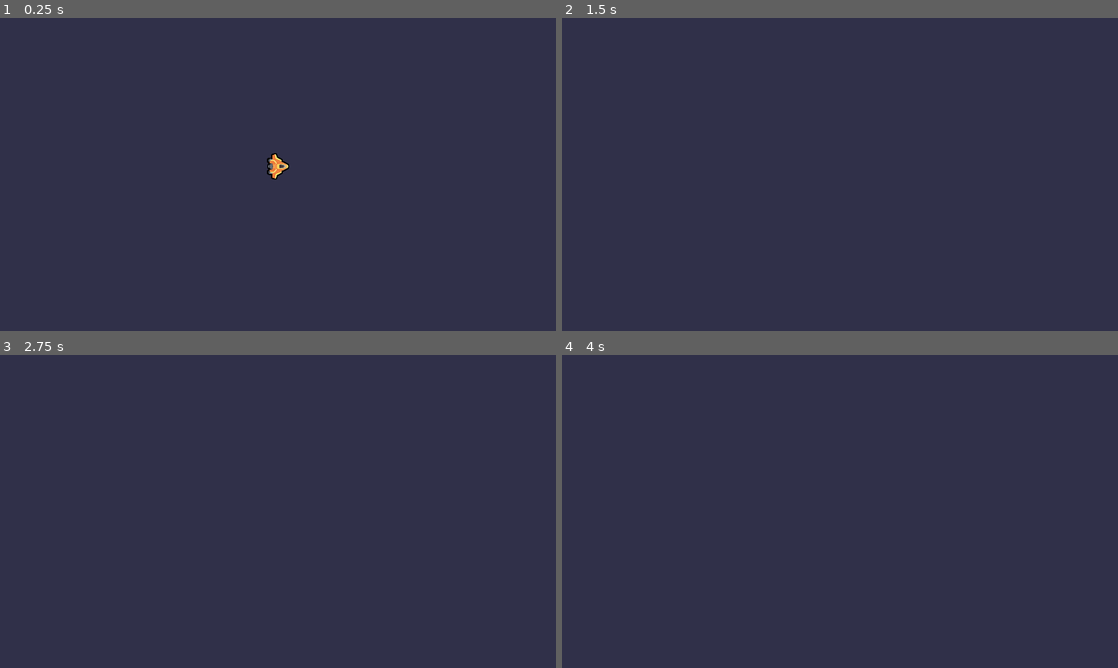
Above: before the commit, frames 1-4 (two rows, left to right).
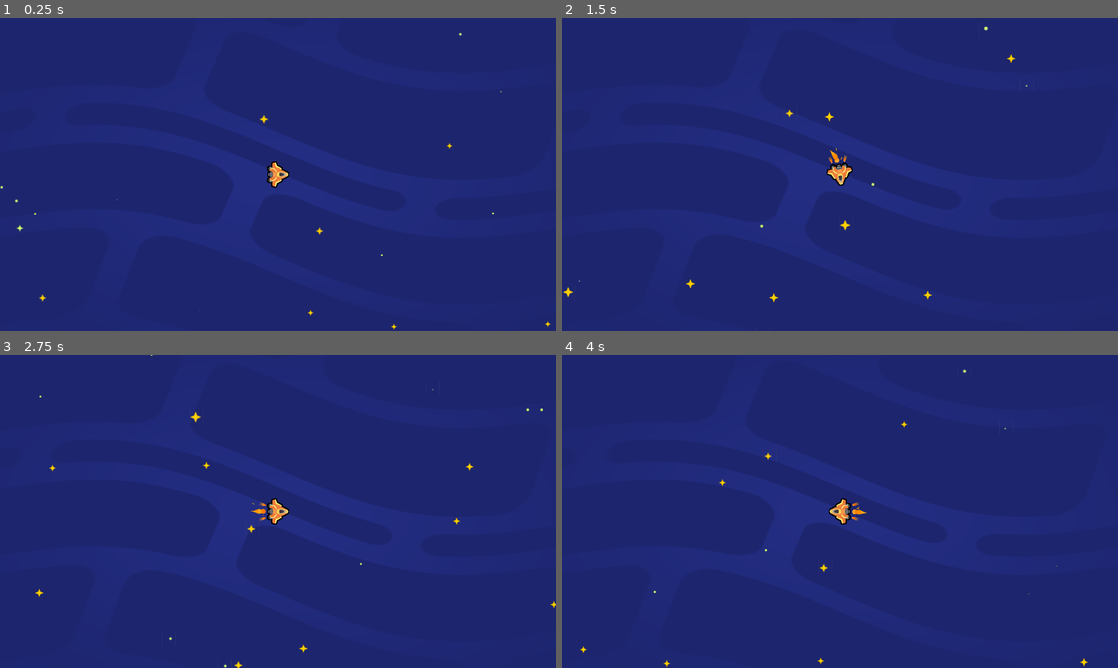
Above: after the commit, the same moments.

Repository: Wurtyl/2d-GameDev-Course
Game: Godot game, scene res://Lessons/space_level.tscn
Same seed, same stepped clock (60 frames per second), same inputs: the game is played once before the commit and once after it. Before the commit the project starts from res://Lessons/Ship.tscn.
Inputs:
- Up to frame 1 (0.25 s): no input
- Up to frame 2 (1.5 s): tap Enter at 0.5 s; hold D (move_right) 0.53-1.28 s; tap Space (boost) at 0.6, 1.35 s; hold S (move_down) from 1.28 s (still down)
- Up to frame 3 (2.75 s): release S (move_down) at 2.03 s; hold D (move_right) from 2.03 s (still down); tap Space (boost) at 2.1 s
- Up to frame 4 (4 s): release D (move_right) at 2.78 s; hold W (move_up) 2.78-3.53 s; tap Space (boost) at 2.85, 3.6 s; hold A (move_left) from 3.53 s (still down)

The runs differ from the first frame. In frame 1, 100% of the frame differs, in the area x 0-100%, y 0-100%; in frame 2, 100%; in frame 3, 100%; in frame 4, 100%.

Commit message:
M.4 - To Space and Beyond / L.6 - Assembling Finished Level / Complete

Diff:
--- /dev/null
+++ b/04.to_space_and_beyond_workbook/Lessons/space_level.tscn
@@ -0,0 +1,27 @@
+[gd_scene load_steps=5 format=3 uid="uid://d3gx510tdi4hp"]
+
+[ext_resource type="PackedScene" uid="uid://biowjarvo23mc" path="res://Lessons/Ship.tscn" id="1_01u31"]
+[ext_resource type="PackedScene" uid="uid://bxfevggvxo634" path="res://assets/background/space_background.tscn" id="1_e2x06"]
+[ext_resource type="PackedScene" uid="uid://dgf54k70yiiff" path="res://assets/ship/main_thruster/main_thruster.tscn" id="2_t8cqy"]
+[ext_resource type="PackedScene" uid="uid://bklom8bhpxg4h" path="res://assets/ship/side_thruster/side_thruster.tscn" id="3_b1jny"]
+
+[node name="SpaceLevel" type="Node2D"]
+
+[node name="SpaceBackground" parent="." instance=ExtResource("1_e2x06")]
+
+[node name="Ship" parent="." instance=ExtResource("1_01u31")]
+position = Vector2(965, 512)
+
+[node name="MainThruster" parent="Ship" instance=ExtResource("2_t8cqy")]
+position = Vector2(-34, 0)
+points = PackedVector2Array(0, 0, 33.3333, 0, 66.6667, 0)
+
+[node name="SideThruster" parent="Ship" instance=ExtResource("3_b1jny")]
+position = Vector2(-44, -21)
+rotation = 1.91252
+
+[node name="SideThruster2" parent="Ship" instance=ExtResource("3_b1jny")]
+position = Vector2(-45, 23)
+rotation = 1.28532
+
+[node name="Camera2D" type="Camera2D" parent="Ship"]
--- a/04.to_space_and_beyond_workbook/project.godot
+++ b/04.to_space_and_beyond_workbook/project.godot
@@ -11,7 +11,7 @@
 [application]
 
 config/name="M4. To Space and Beyond (Workbook)"
-run/main_scene="res://Lessons/Ship.tscn"
+run/main_scene="res://Lessons/space_level.tscn"
 config/features=PackedStringArray("4.2", "Forward Plus")
 config/icon="res://assets/ship.png"
 
